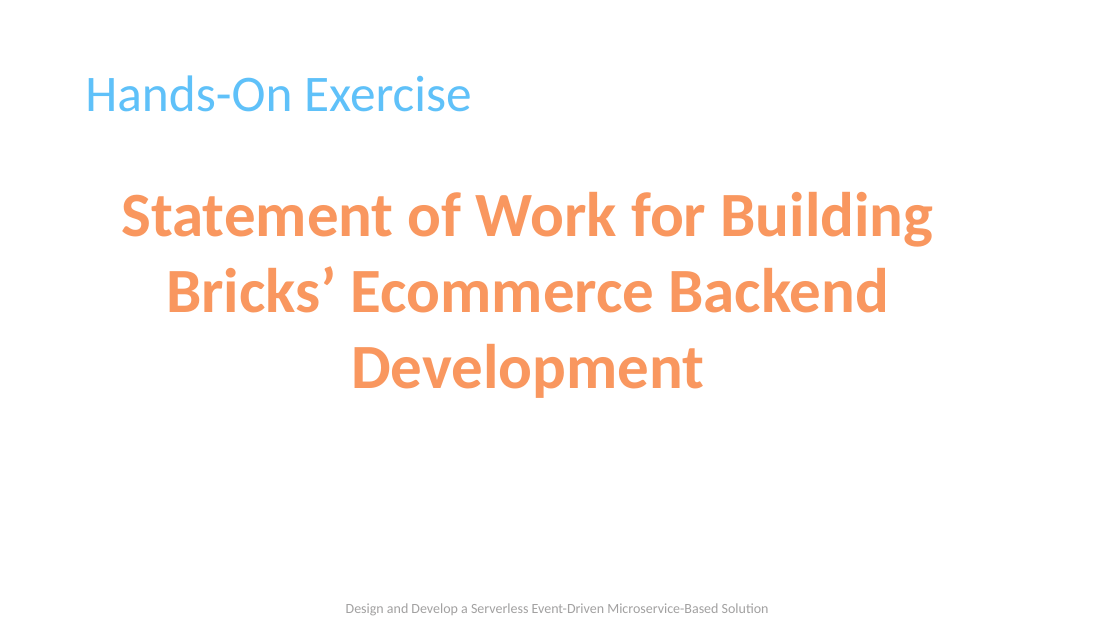
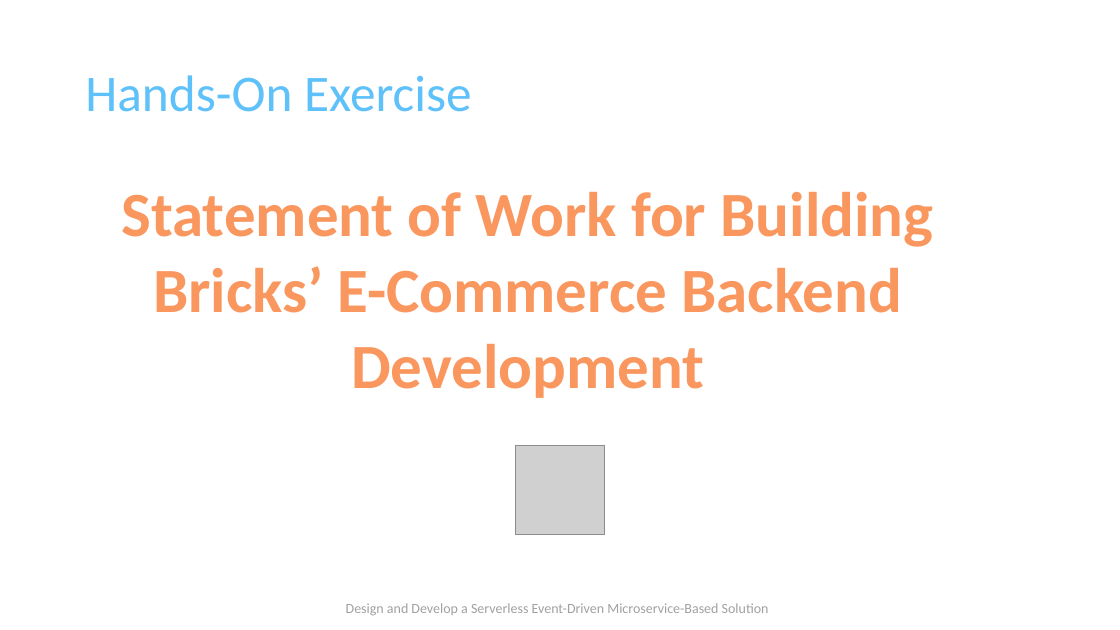
Before and after one commit to TaleLearnCode/DesignDevelopServerlessEventDrivenMicroserviceSolution, a slide deck: slide 54 of EDAWorkshop-03.pptx. Drawn at 1120x630 pixels with LibreOffice and Linux fonts; fonts in the diff are those of the drawing; grey boxes stand for pictures; background and template pictures are left out. Boxes give left, top, right and bottom in pixels: in the first picture for what was removed or moved away, otherwise in the second. Text is boxed around its words. In the diff, an @@ line names an element or a change of style, - is before the commit and + after.

```diff
--- a/EDAWorkshop-03.pptx
+++ b/EDAWorkshop-03.pptx
@@ text at bbox=[122, 192, 934, 398]: text changed @@
-Statement of Work for Building Bricks’ Ecommerce Backend Development
+Statement of Work for Building Bricks’ E-Commerce Backend Development
@@ picture added at bbox=[516, 446, 605, 535] @@
```
Also in this commit, not shown: 7 other slides changed, 14 slides added, 1 slide removed, 34 other files.
